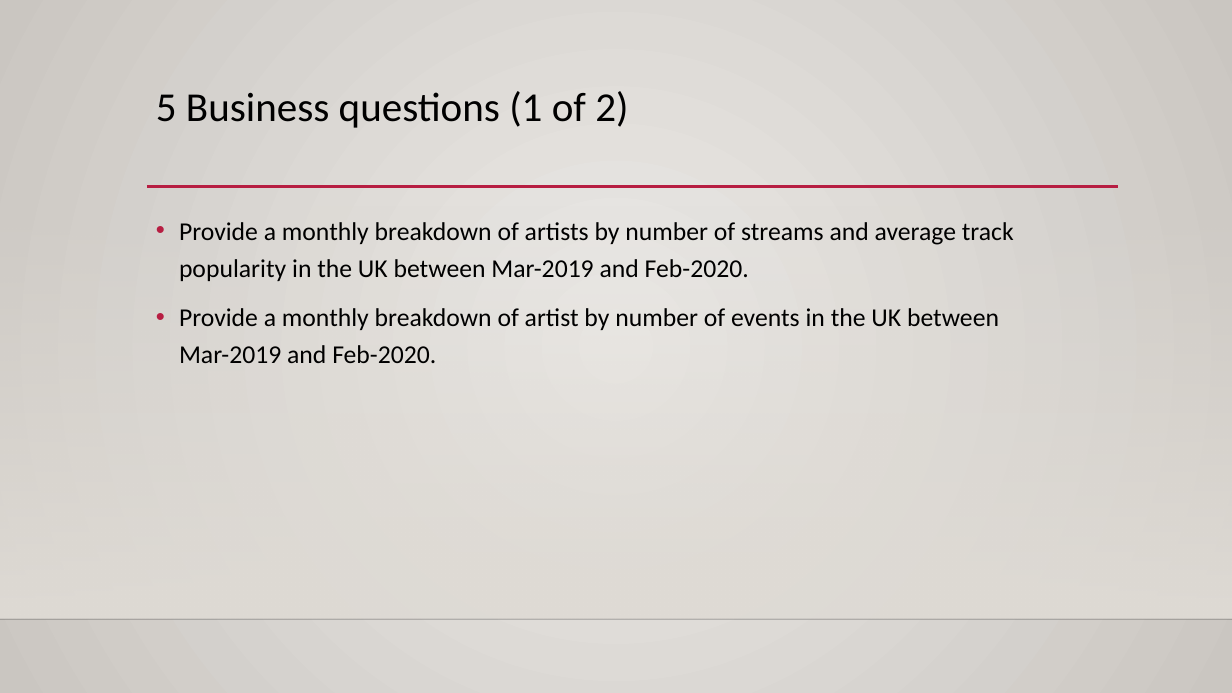
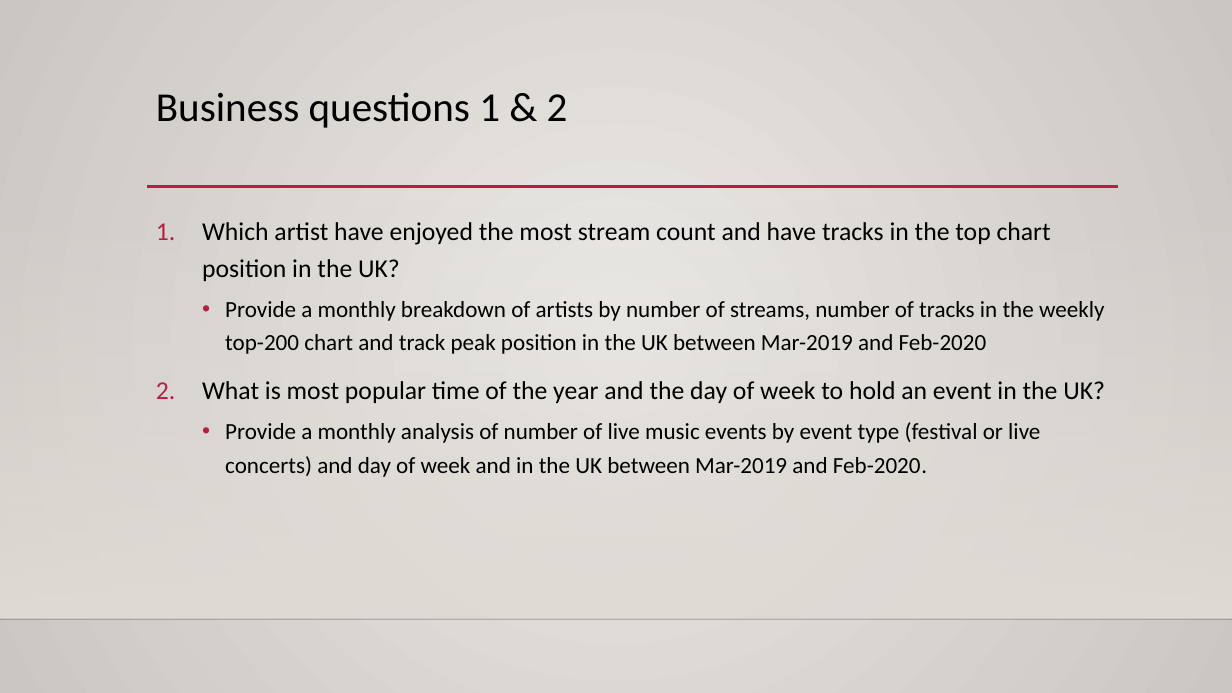
Before and after one commit to mahyarshu/Gigalytics, a slide deck: slide 21 of documents/Presentation/Innovators.pptx. Drawn at 1232x693 pixels with LibreOffice and Linux fonts; fonts in the diff are those of the drawing; background and template pictures are left out. Boxes give left, top, right and bottom in pixels: in the first picture for what was removed or moved away, otherwise in the second. Text is boxed around its words. In the diff, an @@ line names an element or a change of style, - is before the commit and + after.

```diff
--- a/documents/Presentation/Innovators.pptx
+++ b/documents/Presentation/Innovators.pptx
@@ title at (x1=156, y1=92, x2=568, y2=128): text changed @@
-5 Business questions (1 of 2)
+Business questions 1 & 2
@@ text at (x1=202, y1=222, x2=1105, y2=477): text changed; size 20 to 18 pt @@
-• Provide a monthly breakdown of artists by number of streams and average track popularity in the UK between Mar-2019 and Feb-2020.
-• Provide a monthly breakdown of artist by number of events in the UK between Mar-2019 and Feb-2020.
+1. Which artist have enjoyed the most stream count and have tracks in the top chart position in the UK?
+  • Provide a monthly breakdown of artists by number of streams, number of tracks in the weekly top-200 chart and track peak position in the UK between Mar-2019 and Feb-2020
+2. What is most popular time of the year and the day of week to hold an event in the UK?
+  • Provide a monthly analysis of number of live music events by event type (festival or live concerts) and day of week and in the UK between Mar-2019 and Feb-2020.
```
Also in this commit, not shown: 8 other slides changed, 9 slides added.
